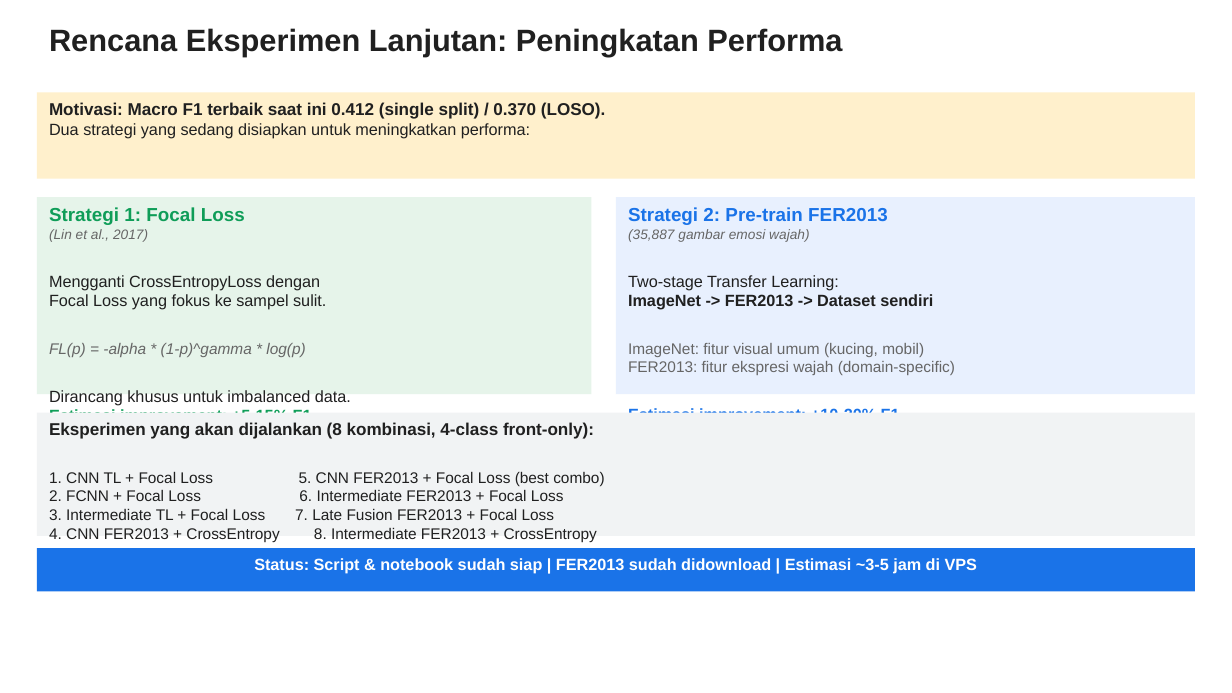
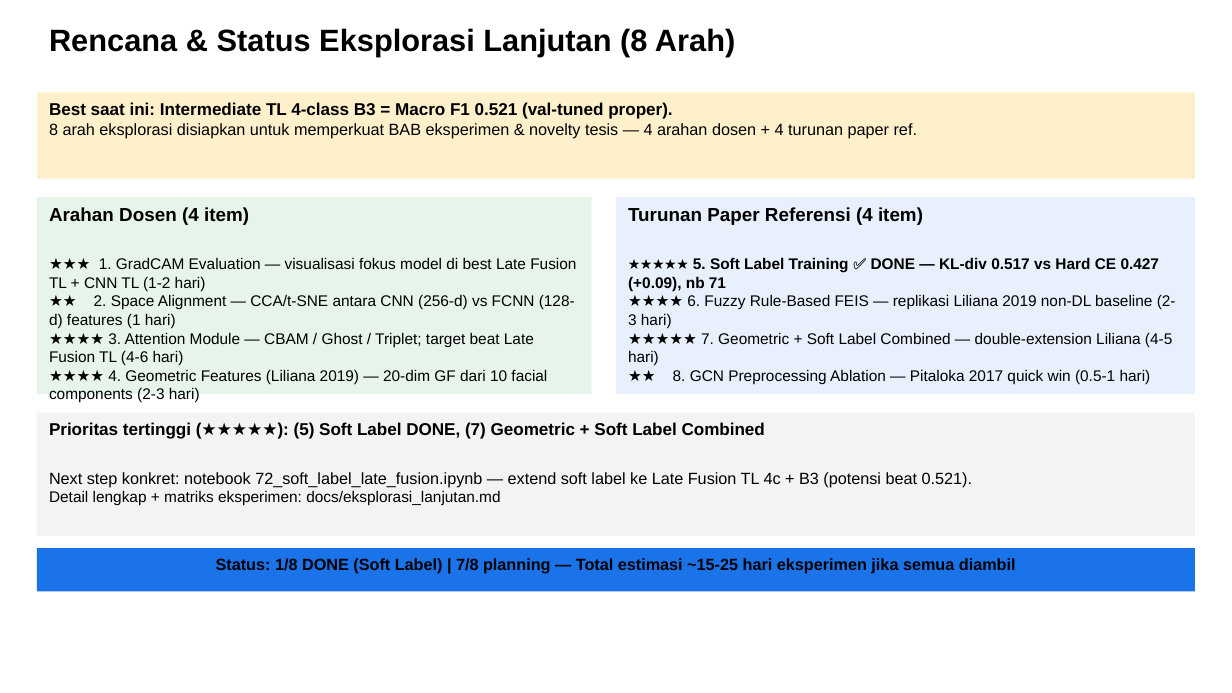
Before and after one commit to taufikhdyt01/MultimodalEmoLearn-CNN-LSTM, a slide deck: slide 128 of docs/PPT Bimbingan.pptx (slide 127 before the commit). Drawn at 1232x693 pixels with LibreOffice and Linux fonts; fonts in the diff are those of the drawing. Boxes give left, top, right and bottom in pixels: in the first picture for what was removed or moved away, otherwise in the second. Text is boxed around its words. In the diff, an @@ line names an element or a change of style, - is before the commit and + after.

```diff
--- a/docs/PPT Bimbingan.pptx
+++ b/docs/PPT Bimbingan.pptx
@@ text at (49,28,735,57): text changed; text colour #202020 to #000000 @@
-Rencana Eksperimen Lanjutan: Peningkatan Performa
+Rencana & Status Eksplorasi Lanjutan (8 Arah)
@@ text in rectangle at (49,102,917,139): text changed; size 10 to 9.5 pt; text colour #202020 to #000000; bold off @@
-Motivasi: Macro F1 terbaik saat ini 0.412 (single split) / 0.370 (LOSO).
-Dua strategi yang sedang disiapkan untuk meningkatkan performa:
+Best saat ini: Intermediate TL 4-class B3 = Macro F1 0.521 (val-tuned proper).
+8 arah eksplorasi disiapkan untuk memperkuat BAB eksperimen & novelty tesis — 4 arahan dosen + 4 turunan paper ref.
@@ text in rectangle at (49,207,576,402): text changed; size 9.5 to 9 pt; text colour #202020 to #000000 @@
-Strategi 1: Focal Loss
-(Lin et al., 2017)
-Mengganti CrossEntropyLoss dengan
-Focal Loss yang fokus ke sampel sulit.
-FL(p) = -alpha * (1-p)^gamma * log(p)
-Dirancang khusus untuk imbalanced data.
-Estimasi improvement: +5-15% F1
+Arahan Dosen (4 item)
+★★★ 1. GradCAM Evaluation — visualisasi fokus model di best Late Fusion TL + CNN TL (1-2 hari)
+★★ 2. Space Alignment — CCA/t-SNE antara CNN (256-d) vs FCNN (128-d) features (1 hari)
+★★★★ 3. Attention Module — CBAM / Ghost / Triplet; target beat Late Fusion TL (4-6 hari)
+★★★★ 4. Geometric Features (Liliana 2019) — 20-dim GF dari 10 facial components (2-3 hari)
@@ text in rectangle at (628,207,1176,384): text changed; size 9.5 to 9 pt; text colour #666666 to #000000 @@
-Strategi 2: Pre-train FER2013
-(35,887 gambar emosi wajah)
-Two-stage Transfer Learning:
-ImageNet -> FER2013 -> Dataset sendiri
-ImageNet: fitur visual umum (kucing, mobil)
-FER2013: fitur ekspresi wajah (domain-specific)
-Estimasi improvement: +10-20% F1
+Turunan Paper Referensi (4 item)
+★★★★★ 5. Soft Label Training ✅ DONE — KL-div 0.517 vs Hard CE 0.427 (+0.09), nb 71
+★★★★ 6. Fuzzy Rule-Based FEIS — replikasi Liliana 2019 non-DL baseline (2-3 hari)
+★★★★★ 7. Geometric + Soft Label Combined — double-extension Liliana (4-5 hari)
+★★ 8. GCN Preprocessing Ablation — Pitaloka 2017 quick win (0.5-1 hari)
@@ text in rectangle at (49,422,972,506): text changed; size 9 to 9.5 pt; text colour #202020 to #000000 @@
-Eksperimen yang akan dijalankan (8 kombinasi, 4-class front-only):
-1. CNN TL + Focal Loss 5. CNN FER2013 + Focal Loss (best combo)
-2. FCNN + Focal Loss 6. Intermediate FER2013 + Focal Loss
-3. Intermediate TL + Focal Loss 7. Late Fusion FER2013 + Focal Loss
-4. CNN FER2013 + CrossEntropy 8. Intermediate FER2013 + CrossEntropy
+Prioritas tertinggi (★★★★★): (5) Soft Label DONE, (7) Geometric + Soft Label Combined
+Next step konkret: notebook 72_soft_label_late_fusion.ipynb — extend soft label ke Late Fusion TL 4c + B3 (potensi beat 0.521).
+Detail lengkap + matriks eksperimen: docs/eksplorasi_lanjutan.md
@@ text in rectangle at (216,558,1016,574): text changed; text colour #FFFFFF to #000000 @@
-Status: Script & notebook sudah siap | FER2013 sudah didownload | Estimasi ~3-5 jam di VPS
+Status: 1/8 DONE (Soft Label) | 7/8 planning — Total estimasi ~15-25 hari eksperimen jika semua diambil
```
Also in this commit, not shown: 1 other slide changed, 1 slide added, 1 other file.
